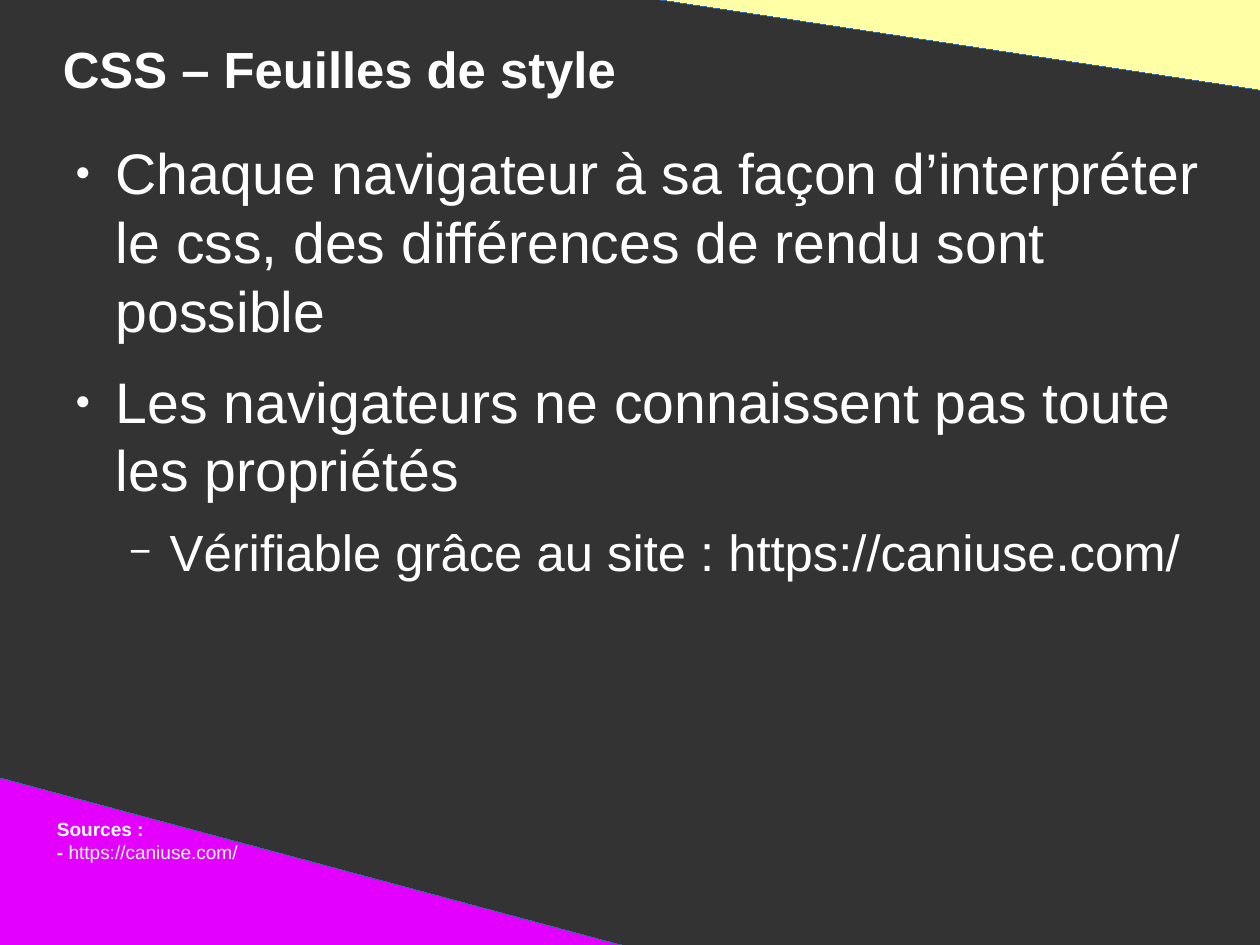
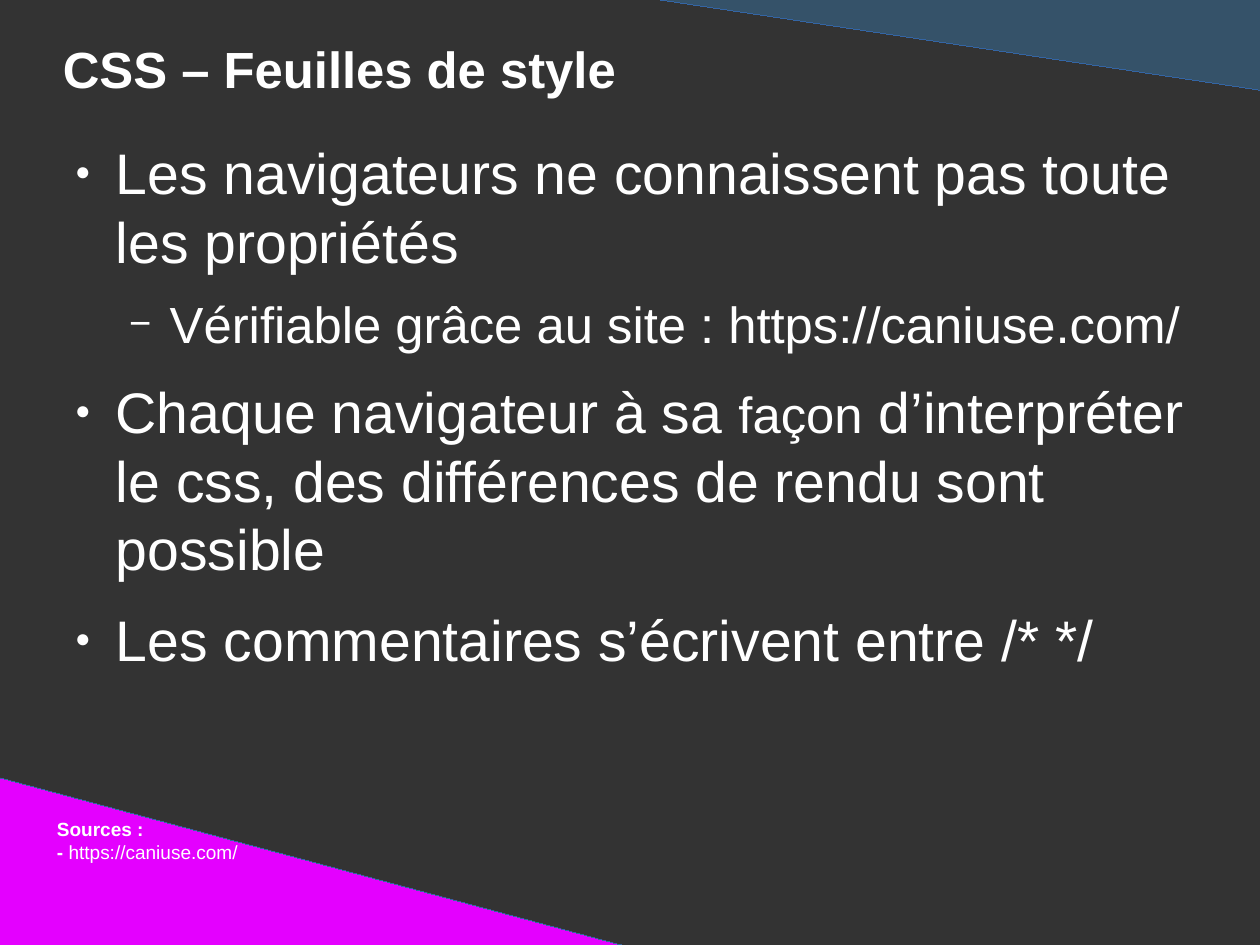
Before and after one commit to DanYellow/presentations, a slide deck: slide 34 of mmi/html/presentation.odp. Drawn at 1260x945 pixels with LibreOffice and Linux fonts; fonts in the diff are those of the drawing. Boxes give left, top, right and bottom in pixels: in the first picture for what was removed or moved away, otherwise in the second. Text is boxed around its words. In the diff, an @@ line names an element or a change of style, - is before the commit and + after.

```diff
--- a/mmi/html/presentation.odp
+++ b/mmi/html/presentation.odp
@@ right triangle at bbox=[615, 0, 1260, 91]: fill #FFFFA6 to #355269 @@
@@ text at bbox=[116, 152, 1199, 342]: paragraph removed @@
-● Chaque navigateur à sa façon d’interpréter le css, des différences de rendu sont possible
@@ text at bbox=[116, 391, 1184, 662]: paragraphs added @@
+● Chaque navigateur à sa façon d’interpréter le css, des différences de rendu sont possible
+● Les commentaires s’écrivent entre /* */
```
Also in this commit, not shown: 1 other slide changed, 17 slides added, 1 slide removed, 15 other files.
